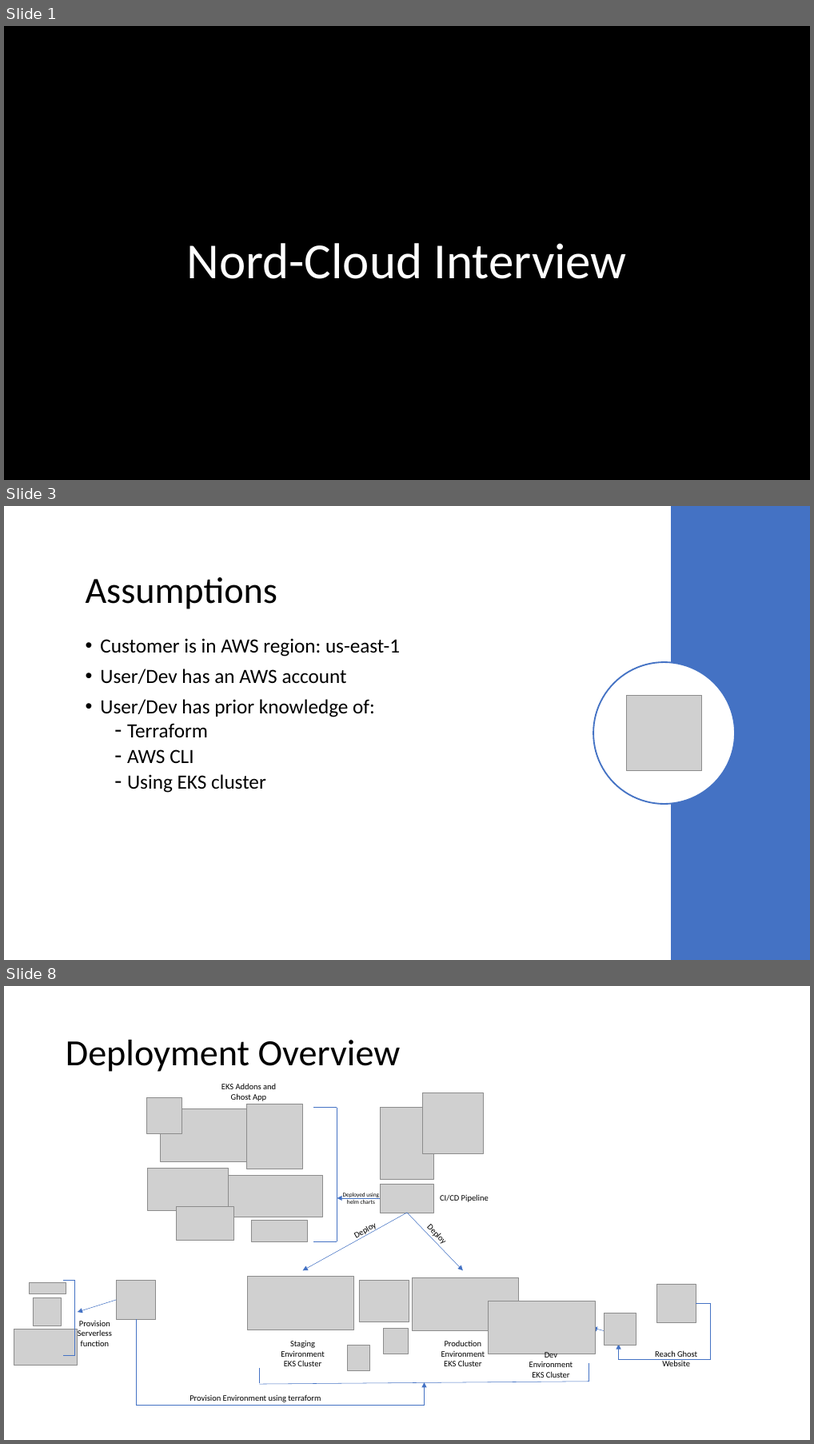
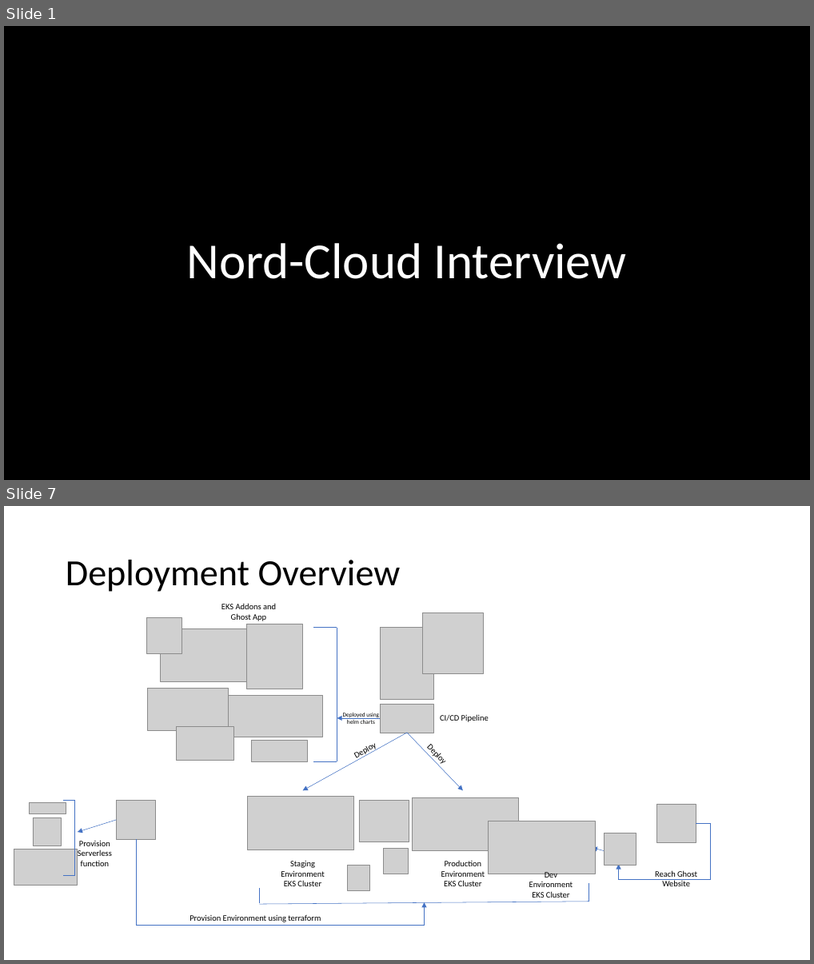
Before and after one commit to Iyad87/ghost-helm, a slide deck: ghost-ppt.pptx. Shown one above the other, each under a label of ours: slides 1, 3 and 8 before the commit, slides 1 and 7 after it; the slides between them are not shown. The pictures are 814x1444 and 814x964 pixels, drawn with LibreOffice and Linux fonts; fonts in the diff are those of the drawing; grey boxes stand for pictures; background and template pictures are left out. Boxes give left, top, right and bottom in pixels: in the first picture for what was removed or moved away, otherwise in the second. Text is boxed around its words. In the diff, an @@ line names an element or a change of style, - is before the commit and + after.

```diff
--- a/ghost-ppt.pptx
+++ b/ghost-ppt.pptx
@@ slide 3 removed at bbox=[4, 506, 810, 960], background #FFFFFF @@
@@ rectangle removed at bbox=[671, 506, 810, 960] @@
@@ title removed at bbox=[86, 577, 278, 609] @@
-Assumptions
@@ text removed at bbox=[100, 638, 400, 792] @@
-• Customer is in AWS region: us-east-1
-• User/Dev has an AWS account
-• User/Dev has prior knowledge of:
-  - Terraform
-  - AWS CLI
-  - Using EKS cluster
@@ ellipse removed at bbox=[594, 662, 735, 804] @@
@@ picture removed at bbox=[627, 696, 702, 771] @@
@@ what was slide 8 is now slide 7 @@
```
Also in this commit, not shown: 5 slides changed, 2 slides added, 2 other slides removed.
